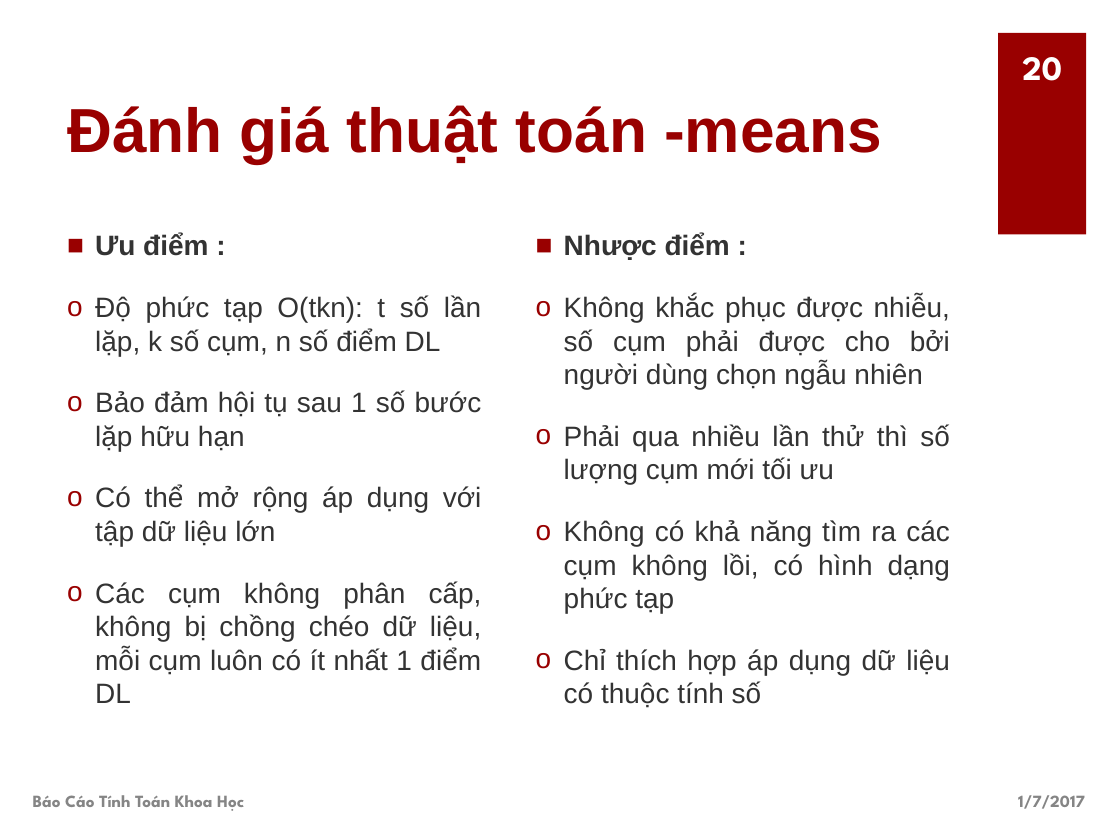
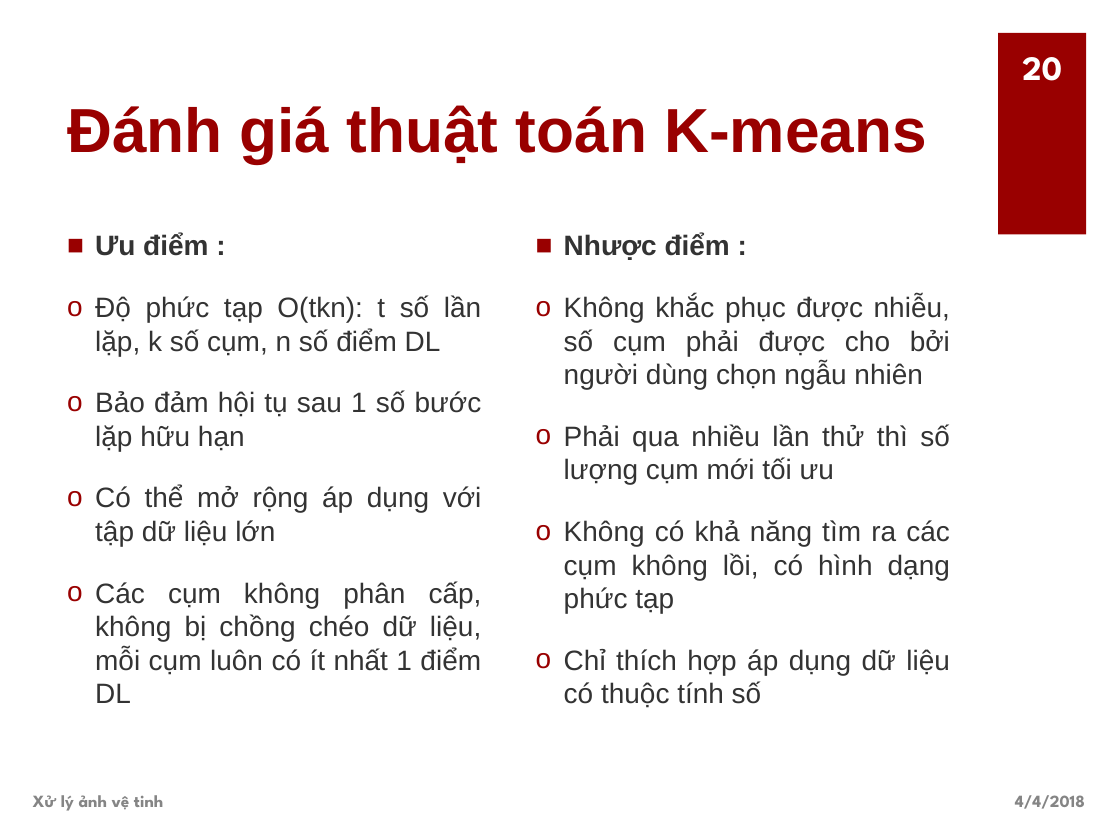
Before and after one commit to doanbecb/ImageSegmentation, a slide deck: slide 20 of slide.pptx. Drawn at 1120x840 pixels with LibreOffice and Linux fonts; fonts in the diff are those of the drawing. Boxes give left, top, right and bottom in pixels: in the first picture for what was removed or moved away, otherwise in the second. Text is boxed around its words. In the diff, an @@ line names an element or a change of style, - is before the commit and + after.

```diff
--- a/slide.pptx
+++ b/slide.pptx
@@ title at (67, 105, 927, 163): text changed @@
-Đánh giá thuật toán -means
+Đánh giá thuật toán K-means
@@ text at (33, 795, 163, 811): text changed @@
-Báo Cáo Tính Toán Khoa Học
+Xử lý ảnh vệ tinh
@@ text at (1015, 795, 1085, 809): text changed @@
-1/7/2017
+4/4/2018
```
Also in this commit, not shown: 22 other slides changed, 9 other files.
